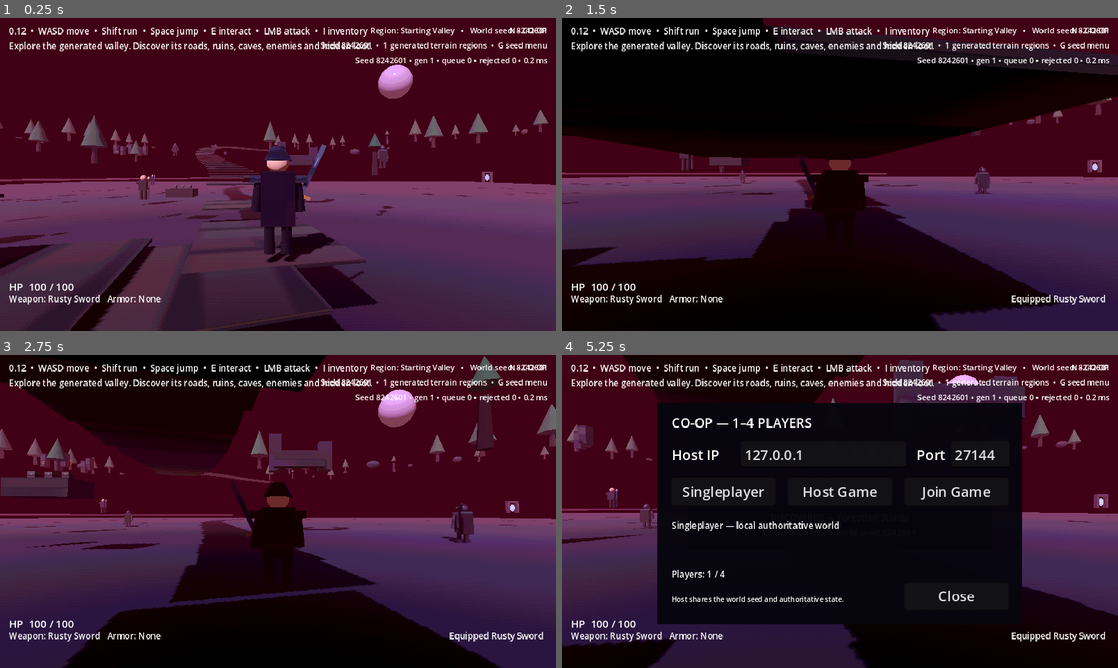
Above: before the commit, frames 1-4 (two rows, left to right).
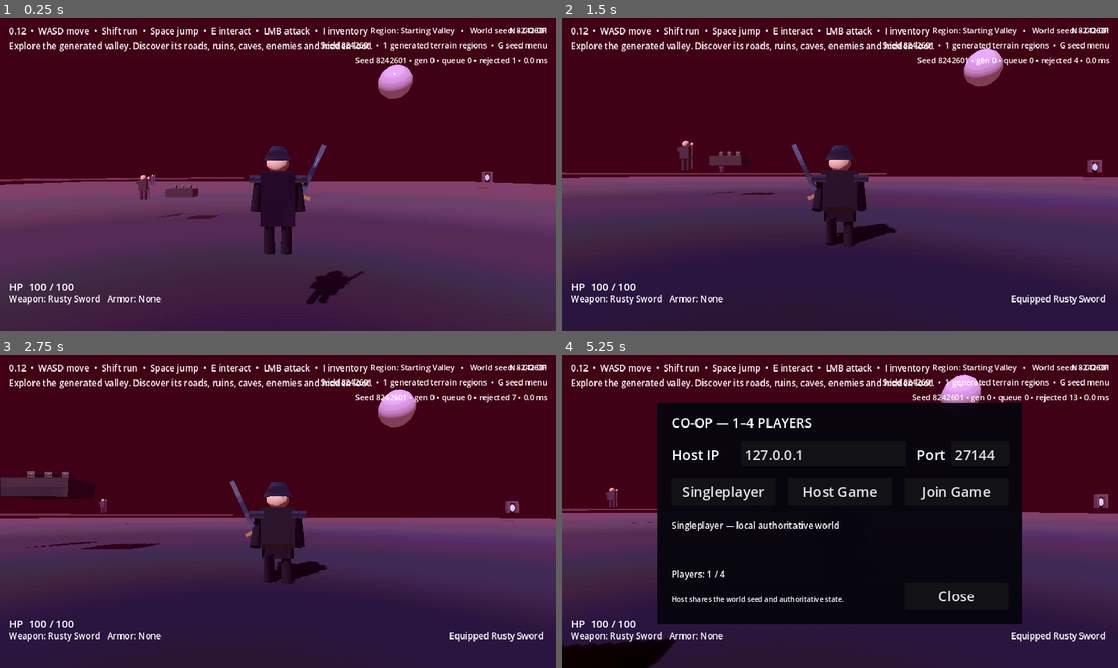
Above: after the commit, the same moments.

Repository: jasonjllind-cpu/aispel
Game: Godot game, scene res://main.tscn
Same seed, same stepped clock (60 frames per second), same inputs: the game is played once before the commit and once after it.
Inputs (mouse positions are in pixels of both pictures, inside the frame that each line leads up to):
- Up to frame 1 (0.25 s): no input
- Up to frame 2 (1.5 s): tap Enter at 0.5 s; move the mouse to (867, 174) at 0.52 s; press the mouse at (867, 174) at 0.53 s; hold W (move_forward) from 0.53 s (still down); tap Space (jump) at 0.77 s; move the mouse to (812, 174) at 1.27 s; release the mouse at (812, 174) at 1.28 s; tap R (equip_next) at 1.35 s
- Up to frame 3 (2.75 s): keep holding W (move_forward); tap Space (jump) at 1.52 s; move the mouse to (289, 505) at 2.02 s; hold E (interact) from 2.03 s (still down)
- Up to frame 4 (5.25 s): move the mouse to (834, 517) at 2.77 s; release E (interact) at 2.78 s; tap Shift (sprint) at 2.85 s; tap Space (jump) at 3.02, 3.77, 4.52 s; move the mouse to (878, 514) at 3.52 s; tap N at 3.6 s; move the mouse to (673, 464) at 4.27 s; release W (move_forward) at 4.28 s; hold A (move_left) 4.28-5.03 s; tap 1 at 4.35 s; move the mouse to (867, 511) at 5.02 s; hold S (move_back) from 5.03 s (still down); tap 2 at 5.1 s

The runs differ from the first frame. In frame 1, 5.9% of the frame differs, in the area x 0-99%, y 12-100%; in frame 2, 55%, in the area x 0-100%, y 0-100%; in frame 3, 33%; in frame 4, 15%.

Commit message:
Bump generated data contract to v3

Diff:
--- a/scripts/world/world_generation_validator.gd
+++ b/scripts/world/world_generation_validator.gd
@@ -1,8 +1,8 @@
 extends RefCounted
 class_name WorldGenerationValidator
 
-const CHUNK_FORMAT_VERSION: int = 2
-const CONTENT_FORMAT_VERSION: int = 2
+const CHUNK_FORMAT_VERSION: int = 3
+const CONTENT_FORMAT_VERSION: int = 3
 const MAX_WORLD_HEIGHT: float = 24.0
 const MIN_WORLD_HEIGHT: float = -2.0
 const MAX_CONTENT_ITEMS: int = 512
